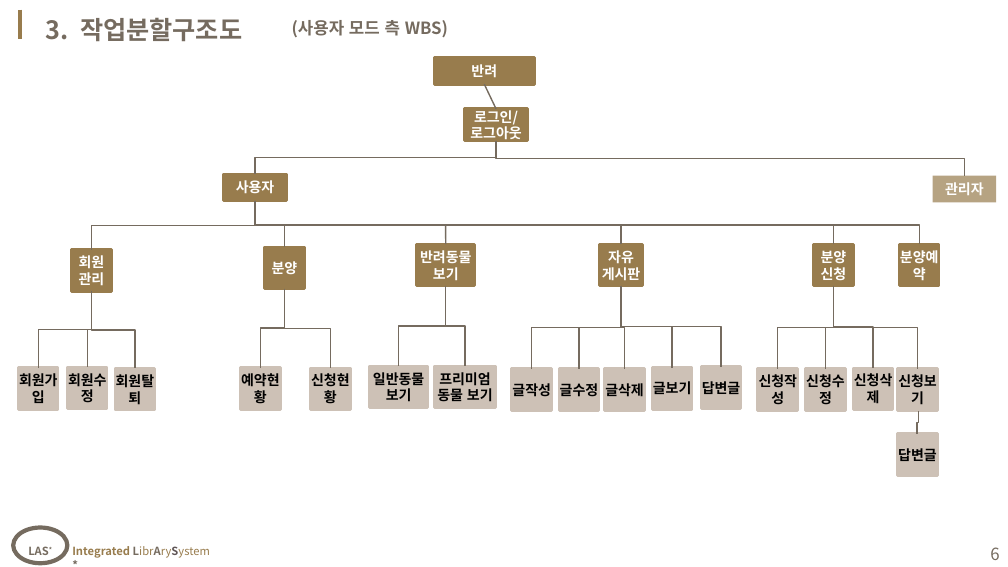
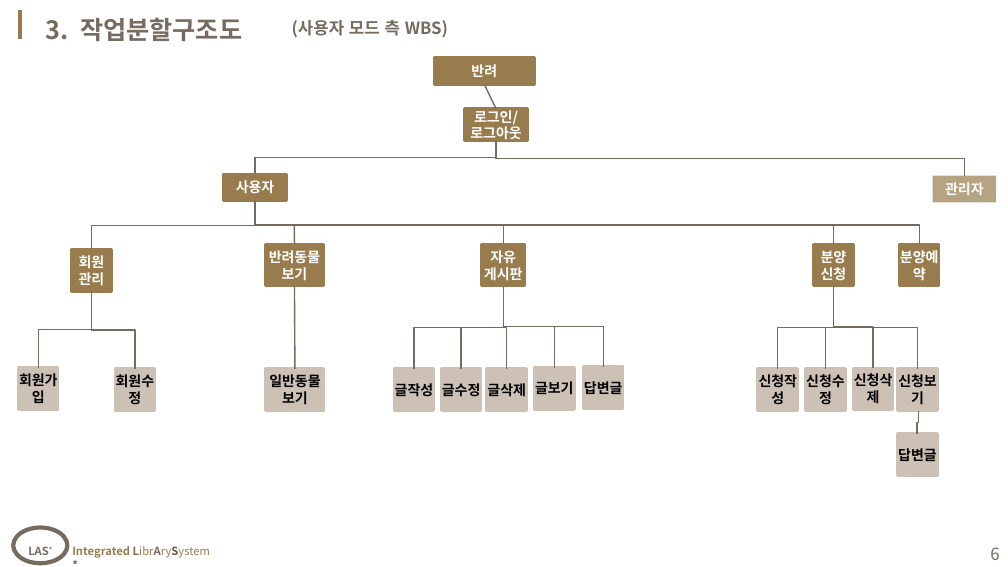
Before and after one commit to ChoiDV/learning, a slide deck: slide 6 of solo project/07_1'st Project/Choijinyoung-project-ppt.pptx. Drawn at 1008x567 pixels with LibreOffice and Linux fonts; fonts in the diff are those of the drawing; background and template pictures are left out. Boxes give left, top, right and bottom in pixels: in the first picture for what was removed or moved away, otherwise in the second. Text is boxed around its words. In the diff, an @@ line names an element or a change of style, - is before the commit and + after.

```diff
--- a/solo project/07_1'st Project/Choijinyoung-project-ppt.pptx
+++ b/solo project/07_1'st Project/Choijinyoung-project-ppt.pptx
@@ line removed from (284, 247) to (284, 225) @@
@@ line moved from (446, 244) - (446, 225) to (294, 244) - (294, 225) @@
@@ rectangle "반려동물 보기": place and size @@
-rectangle "반려동물 보기" at [416, 244, 475, 285]
+rectangle "반려동물 보기" at [265, 244, 324, 285]
@@ rectangle removed at [265, 247, 304, 288] @@
-분양
@@ elbow line removed from (92, 291) to (88, 367) @@
@@ elbow line removed from (284, 288) to (260, 368) @@
@@ elbow line removed from (284, 288) to (331, 368) @@
@@ line added from (294, 286) to (295, 369), #756B5F 1 pt @@
@@ elbow line removed from (446, 286) to (398, 366) @@
@@ elbow line removed from (446, 286) to (465, 366) @@
@@ elbow line moved from (621, 286) - (579, 369) to (503, 286) - (462, 369) @@
@@ 5 rectangles, 4 elbow lines, 1 line: place and size @@
-5 rectangles, 4 elbow lines, 1 line at [512, 225, 741, 410]
+5 rectangles, 4 elbow lines, 1 line at [394, 225, 623, 410]
@@ rectangle "회원수정": place and size @@
-rectangle "회원수정" at [68, 367, 107, 408]
+rectangle "회원수정" at [115, 369, 154, 410]
@@ rectangle removed at [115, 369, 154, 410] @@
-회원탈퇴
@@ rectangle removed at [241, 368, 280, 409] @@
-예약현황
@@ rectangle "일반동물 보기": place and size @@
-rectangle "일반동물 보기" at [370, 366, 428, 407]
+rectangle "일반동물 보기" at [266, 369, 325, 410]
@@ rectangle removed at [310, 368, 350, 409] @@
-신청현황
@@ rectangle removed at [434, 366, 496, 407] @@
-프리미엄 동물 보기
@@ rectangle "글수정": place and size @@
-rectangle "글수정" at [559, 369, 599, 410]
+rectangle "글수정" at [442, 369, 481, 410]
```
Also in this commit, not shown: 6 other slides changed, 1 slide added, 44 other files.
